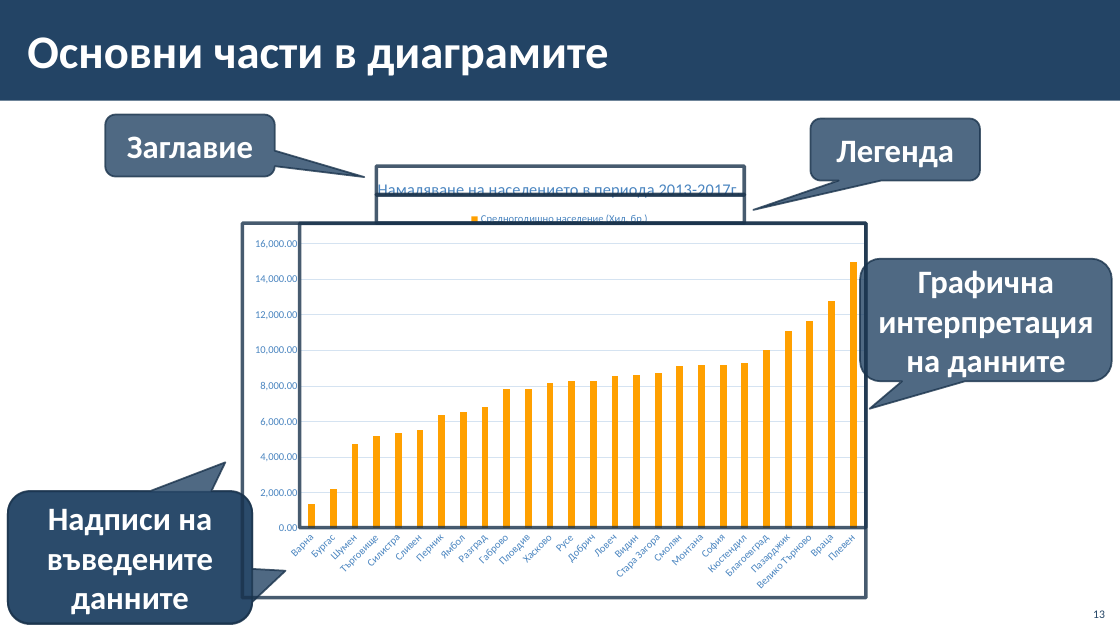
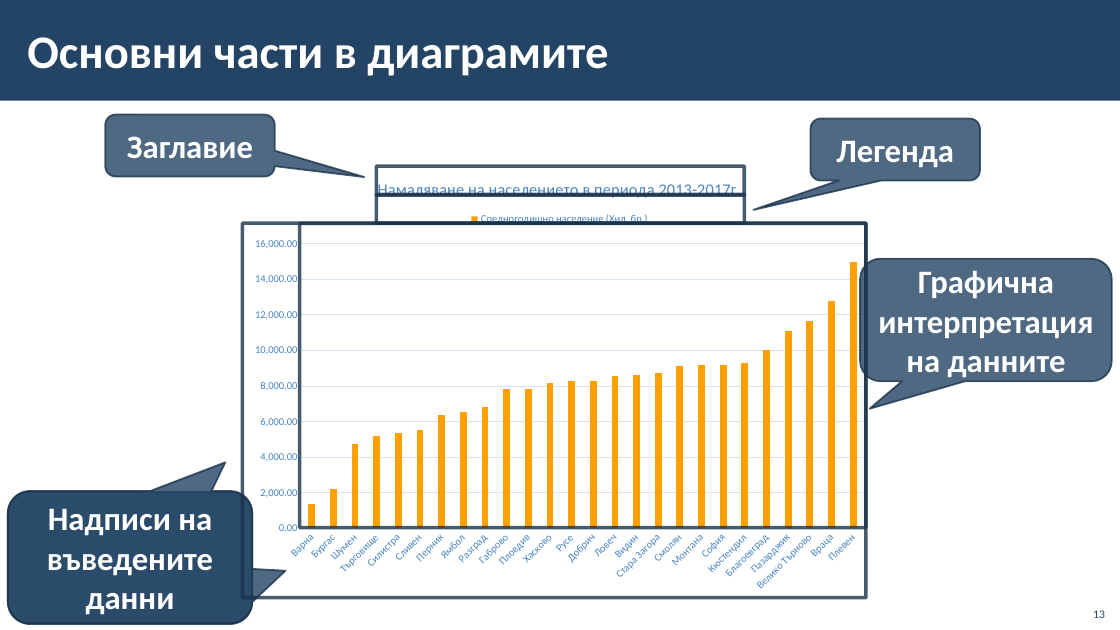
Before and after one commit to BG-IT-Edu/School-Programming, a slide deck: slide 13 of Courses/Computer-Modeling-and-IT/Computer-Modeling-and-IT-5-Class/29-Charts-and-Layout-of-Cells-and-Data/29-Charts-and-Layout-of-Cells-and-Data.pptx. Drawn at 1120x630 pixels with LibreOffice and Linux fonts; fonts in the diff are those of the drawing; background and template pictures are left out. Boxes give left, top, right and bottom in pixels: in the first picture for what was removed or moved away, otherwise in the second. Text is boxed around its words. In the diff, an @@ line names an element or a change of style, - is before the commit and + after.

```diff
--- a/Courses/Computer-Modeling-and-IT/Computer-Modeling-and-IT-5-Class/29-Charts-and-Layout-of-Cells-and-Data/29-Charts-and-Layout-of-Cells-and-Data.pptx
+++ b/Courses/Computer-Modeling-and-IT/Computer-Modeling-and-IT-5-Class/29-Charts-and-Layout-of-Cells-and-Data/29-Charts-and-Layout-of-Cells-and-Data.pptx
@@ text in rounded speech box at [47,509,213,615]: text changed @@
-Надписи на въведените данните
+Надписи на въведените данни
```
Also in this commit, not shown: 14 other slides changed.
